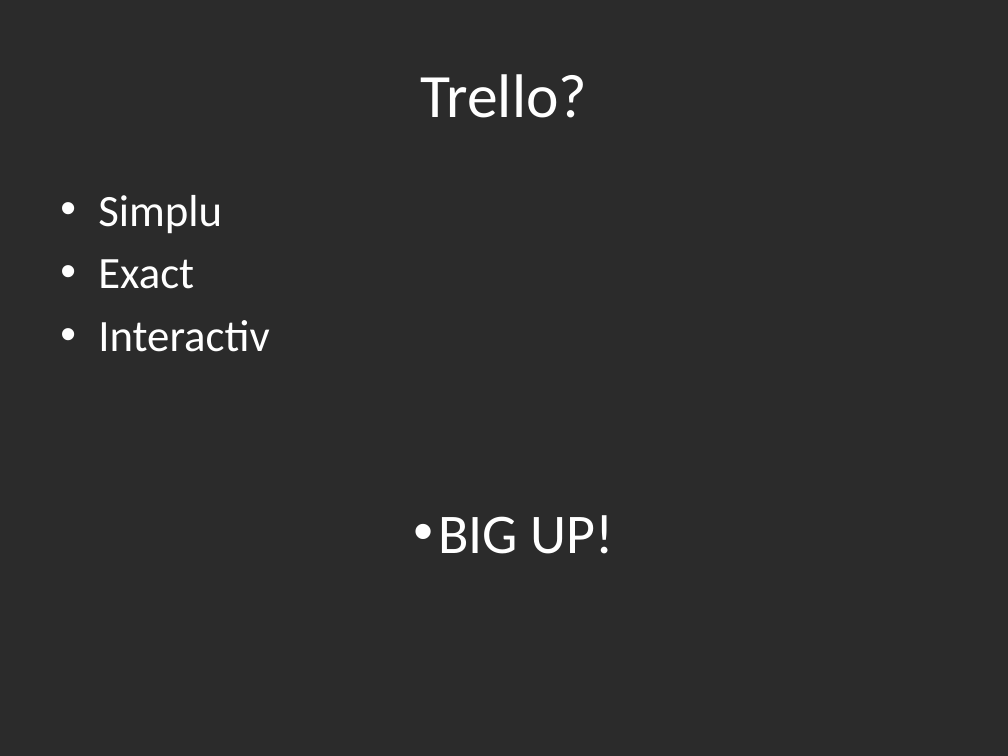
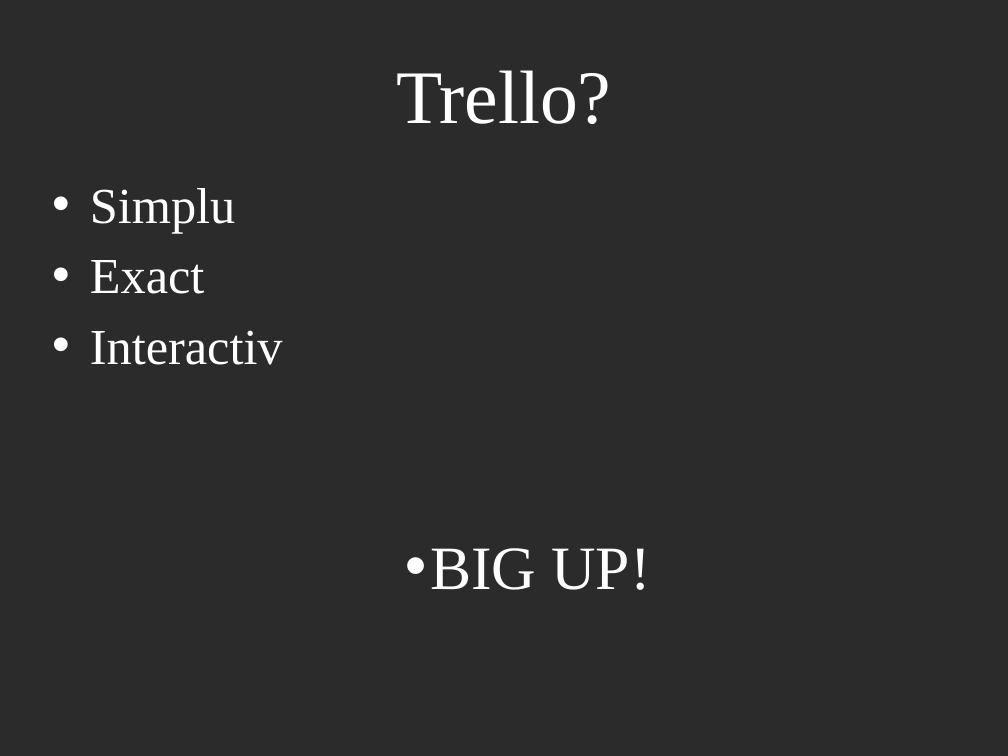
Before and after one commit to ovidiuenache/iss-project, a slide deck: slide 26 of Documentatie/Prezentare.pptx (slide 20 before the commit). Drawn at 1008x756 pixels with LibreOffice and Linux fonts; fonts in the diff are those of the drawing; background and template pictures are left out; a plain dark background stands for a picture behind light text. Boxes give left, top, right and bottom in pixels: in the first picture for what was removed or moved away, otherwise in the second. Text is boxed around its words. In the diff, an @@ line names an element or a change of style, - is before the commit and + after.

```diff
--- a/Documentatie/Prezentare.pptx
+++ b/Documentatie/Prezentare.pptx
@@ title "Trello?" at [396, 70, 611, 124]: size 44 to 54 pt, font Calibri to Times New Roman @@
@@ text "Simplu": place and size @@
-text "Simplu" at [98, 195, 614, 554]
+text "Simplu" at [90, 188, 650, 590]
@@ text "Simplu" at [90, 188, 650, 590]: size 32 to 36 pt in "Simplu", "Exact", "Interactiv"; font Calibri to Times New Roman; size 40 to 44 pt in "BIG UP!" @@
```
Also in this commit, not shown: 27 other slides changed, 8 slides added, 1 slide removed, 2 other files.
